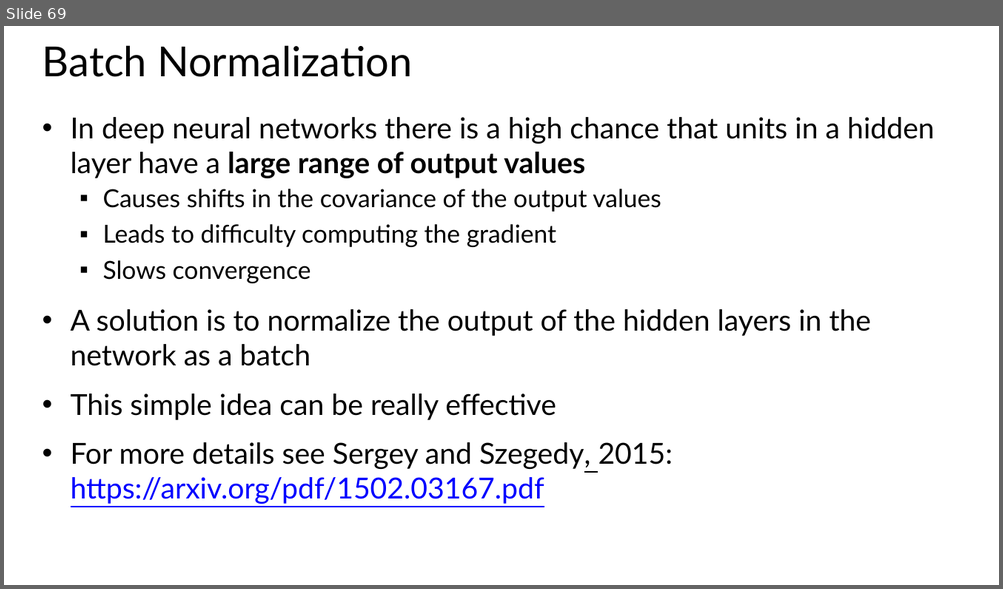
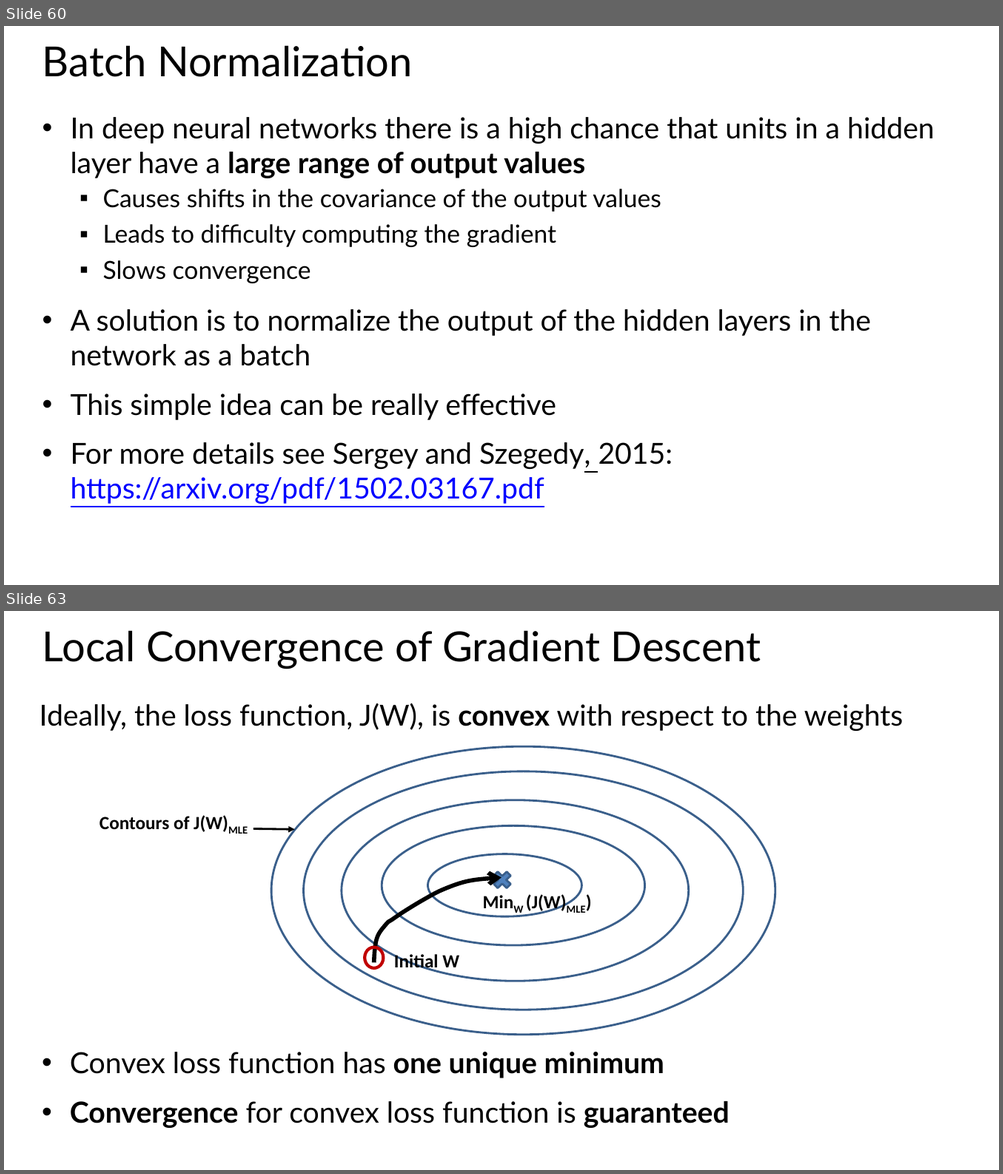
Before and after one commit to StephenElston/CSCI-E25, a slide deck: Slides/7_RegularizationAndOptimization.pptx. Shown one above the other, each under a label of ours: slide 69 before the commit, slides 60 and 63 after it; the slides between them are not shown. The pictures are 1003x589 and 1003x1174 pixels, drawn with LibreOffice and Linux fonts; fonts in the diff are those of the drawing. Boxes give left, top, right and bottom in pixels: in the first picture for what was removed or moved away, otherwise in the second. Text is boxed around its words. In the diff, an @@ line names an element or a change of style, - is before the commit and + after.

```diff
--- a/Slides/7_RegularizationAndOptimization.pptx
+++ b/Slides/7_RegularizationAndOptimization.pptx
@@ slide 63 added at (4, 611, 999, 1170), background #FFFFFF @@
@@ title added at (42, 630, 761, 669), 40 pt, text #000000 @@
+Local Convergence of Gradient Descent
@@ text added at (40, 703, 902, 731), 28 pt, text #000000 @@
+Ideally, the loss function, J(W), is convex with respect to the weights
@@ ellipse added at (271, 747, 775, 1035), outline #3A5F8C 2 pt @@
@@ ellipse added at (303, 772, 743, 1010), outline #3A5F8C 2 pt @@
@@ ellipse added at (341, 800, 688, 982), outline #3A5F8C 2 pt @@
@@ text added at (99, 815, 247, 834), 18 pt, text #000000, bold @@
+Contours of J(W)MLE
@@ arrow added from (253, 829) to (295, 829), #000000 2 pt @@
@@ ellipse added at (381, 826, 645, 945), outline #3A5F8C 2 pt @@
@@ ellipse added at (428, 854, 581, 917), outline #3A5F8C 2 pt @@
@@ cross added at (489, 869, 515, 892), fill #4F81BD, outline #3A5F8C 2 pt @@
@@ freeform shape added at (374, 878, 502, 963), outline #000000 4 pt @@
@@ text added at (526, 894, 586, 914), 18 pt, text #000000, bold @@
+MinW (J(W)MLE)
@@ ellipse added at (364, 948, 383, 968), outline #C00000 3 pt @@
@@ text added at (394, 954, 459, 973), 18 pt, text #000000, bold @@
+Initial W
@@ text added at (70, 1052, 729, 1128), 28 pt, text #000000 @@
+• Convex loss function has one unique minimum
+• Convergence for convex loss function is guaranteed
@@ what was slide 69 is now slide 60 @@
```
Also in this commit, not shown: 12 slides changed, 20 other slides added.
